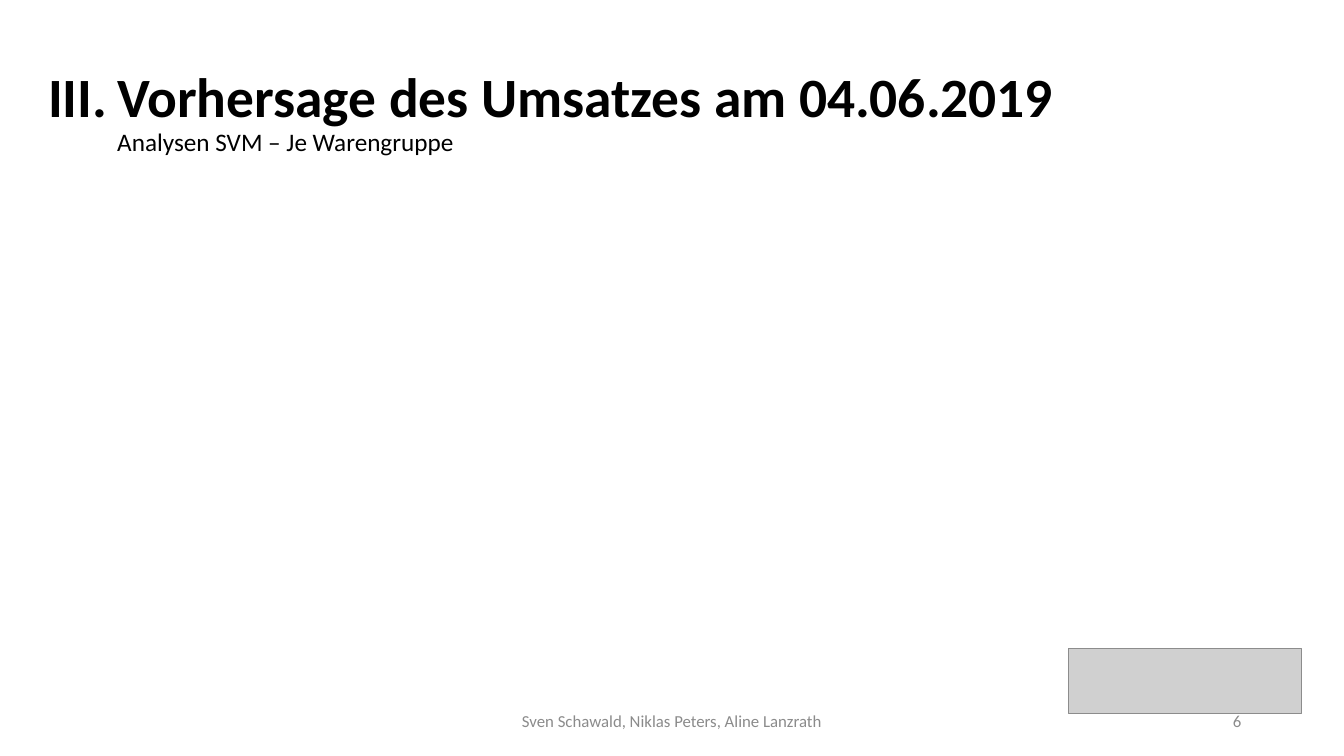
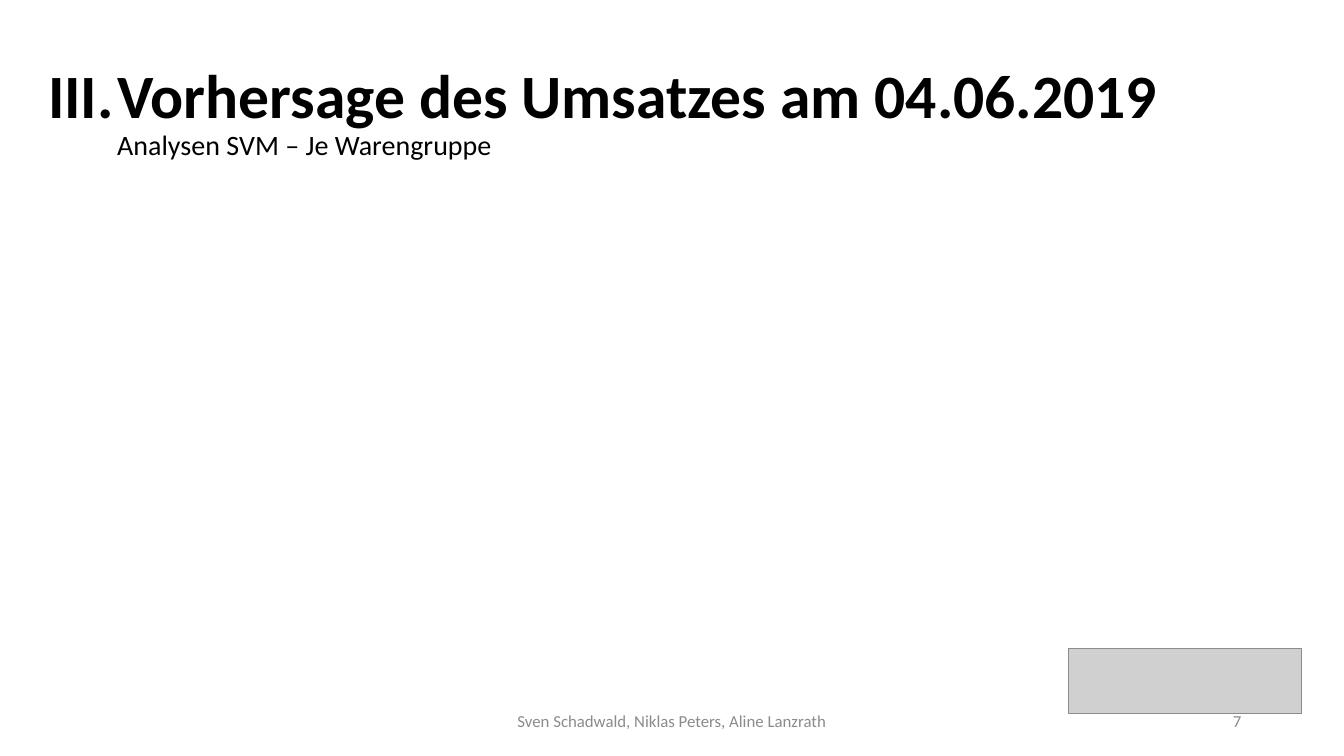
Before and after one commit to Nikiniksn/DataScience-Gruppe_02, a slide deck: slide 7 of Präsentation Gruppe 2.pptx (slide 6 before the commit). Drawn at 1344x756 pixels with LibreOffice and Linux fonts; fonts in the diff are those of the drawing; grey boxes stand for pictures. Boxes give left, top, right and bottom in pixels: in the first picture for what was removed or moved away, otherwise in the second. Text is boxed around its words. In the diff, an @@ line names an element or a change of style, - is before the commit and + after.

```diff
--- a/Präsentation Gruppe 2.pptx
+++ b/Präsentation Gruppe 2.pptx
@@ title "Vorhersage des Umsatzes am 04.06.2019 ..." at [48,74,1157,160]: size 39.6 to 44 pt in "Vorhersage des Umsatzes am 04.06.2019"; size 18 to 20 pt in "Analysen SVM – Je Warengruppe" @@
@@ text at [517,715,826,729]: text changed @@
-Sven Schawald, Niklas Peters, Aline Lanzrath
+Sven Schadwald, Niklas Peters, Aline Lanzrath
@@ page number at [1233,716,1241,727]: text changed @@
-6
+7
```
Also in this commit, not shown: 6 other slides changed, 1 slide added, 2 other files.
